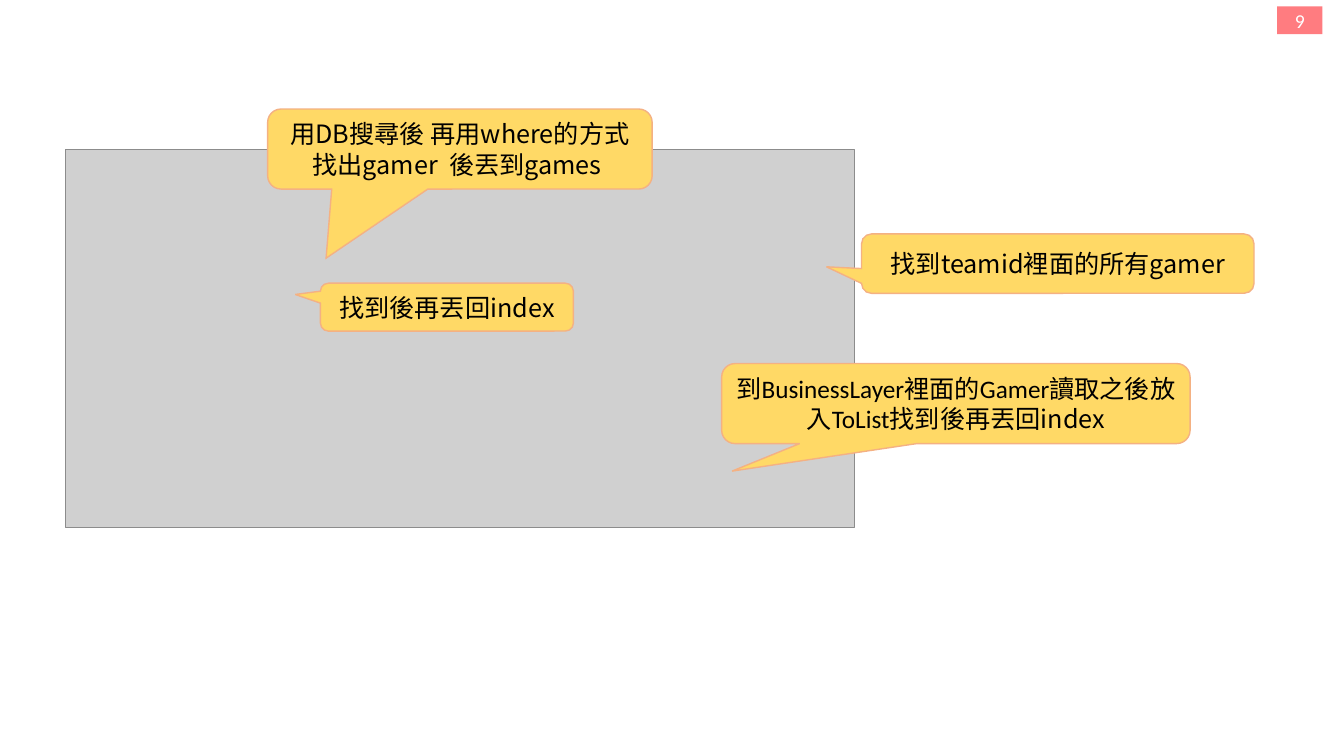
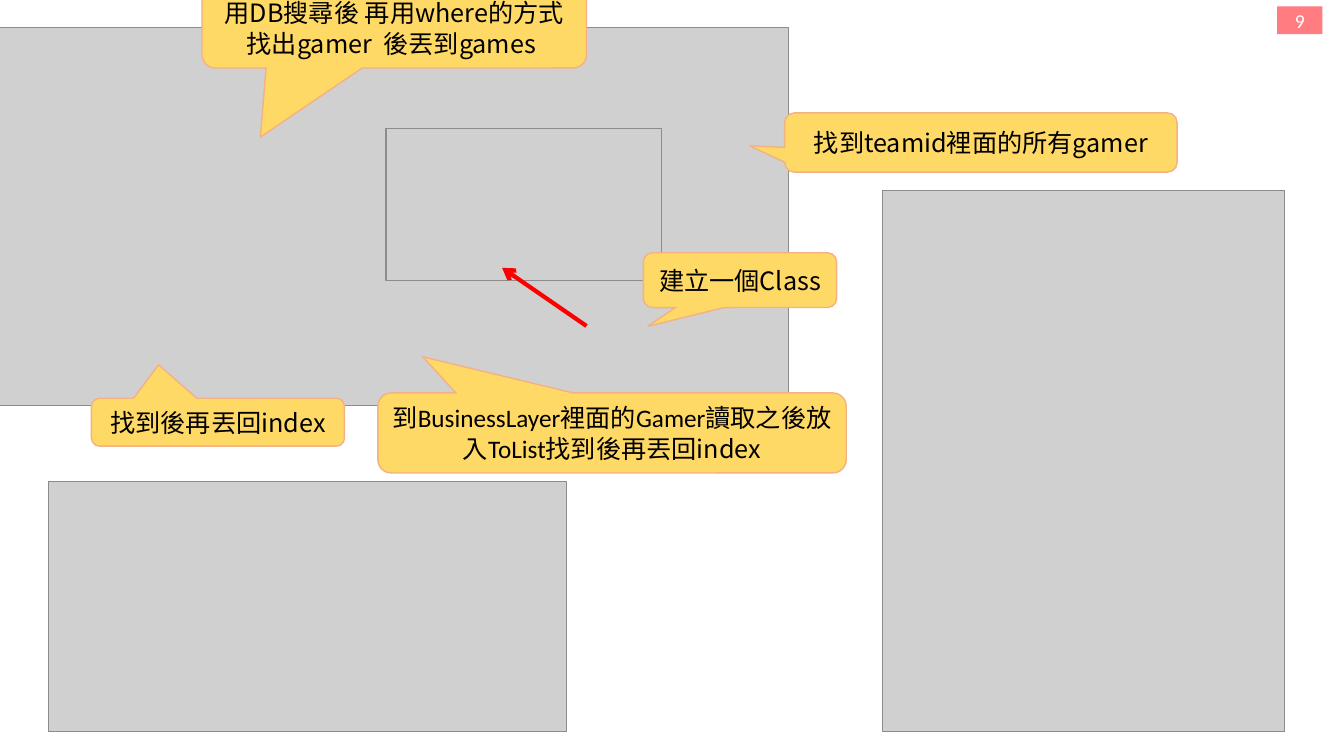
Before and after one commit to f85084/MVC, a slide deck: slide 5 of 筆記.pptx (slide 8 before the commit). Drawn at 1344x756 pixels with LibreOffice and Linux fonts; fonts in the diff are those of the drawing; grey boxes stand for pictures. Boxes give left, top, right and bottom in pixels: in the first picture for what was removed or moved away, otherwise in the second. Text is boxed around its words. In the diff, an @@ line names an element or a change of style, - is before the commit and + after.

```diff
--- a/筆記.pptx
+++ b/筆記.pptx
@@ picture: place and size @@
-picture at <box>66,149,854,527</box>
+picture at <box>0,28,788,406</box>
@@ rounded speech box "用DB搜尋後 再用where的方式找出gamer 後丟到games": place and size @@
-rounded speech box "用DB搜尋後 再用where的方式找出gamer 後丟到games" at <box>268,109,652,189</box>
+rounded speech box "用DB搜尋後 再用where的方式找出gamer 後丟到games" at <box>202,0,586,68</box>
@@ rounded speech box "找到teamid裡面的所有gamer": place and size @@
-rounded speech box "找到teamid裡面的所有gamer" at <box>862,234,1254,293</box>
+rounded speech box "找到teamid裡面的所有gamer" at <box>785,113,1178,172</box>
@@ picture added at <box>386,129,661,280</box> @@
@@ picture added at <box>883,191,1285,732</box> @@
@@ arrow added from (587, 326) to (502, 268), #FF0000 3 pt @@
@@ rounded speech box added at <box>643,253,837,308</box>, fill #FFD966, outline #F4B183 1 pt, 18 pt, text #000000 @@
+建立一個Class
@@ rounded speech box "找到後再丟回index" at <box>92,398,345,447</box>: proportions changed @@
@@ rounded speech box "找到後再丟回index": place and size @@
-rounded speech box "找到後再丟回index" at <box>321,283,574,332</box>
+rounded speech box "找到後再丟回index" at <box>92,398,345,447</box>
@@ rounded speech box "到BusinessLayer裡面的Gamer讀取之後放入ToList找到後再丟回index": place and size @@
-rounded speech box "到BusinessLayer裡面的Gamer讀取之後放入ToList找到後再丟回index" at <box>722,364,1191,444</box>
+rounded speech box "到BusinessLayer裡面的Gamer讀取之後放入ToList找到後再丟回index" at <box>378,393,847,473</box>
@@ rounded speech box "到BusinessLayer裡面的Gamer讀取之後放入ToList找到後再丟回index" at <box>378,393,847,473</box>: proportions changed @@
@@ picture added at <box>48,481,567,732</box> @@
```
Also in this commit, not shown: 16 other slides changed, 2 slides added, 1 slide removed, 18 other files.
